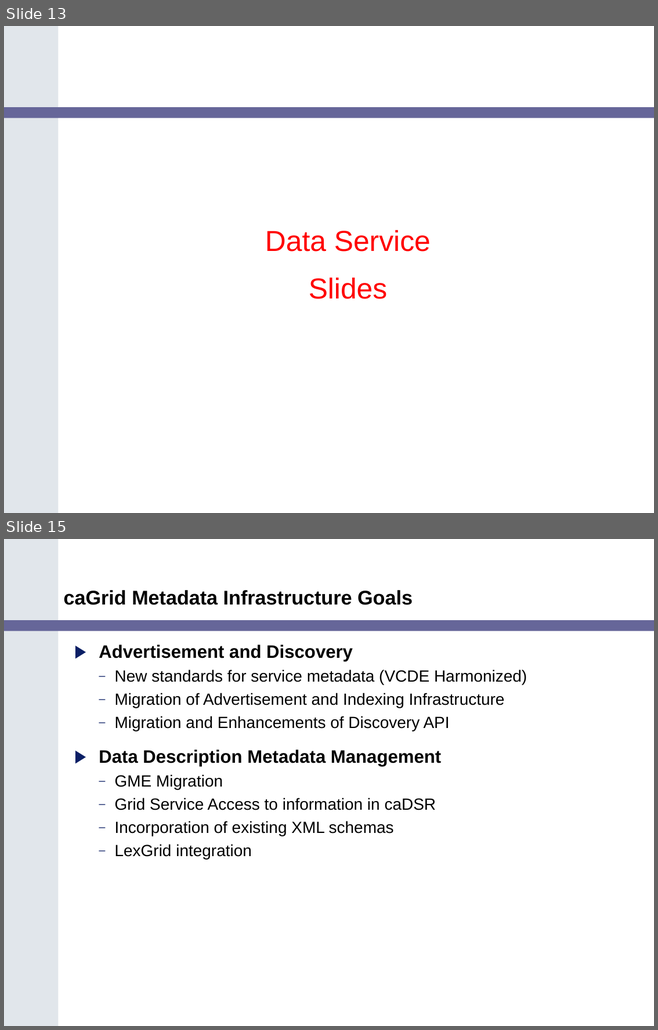
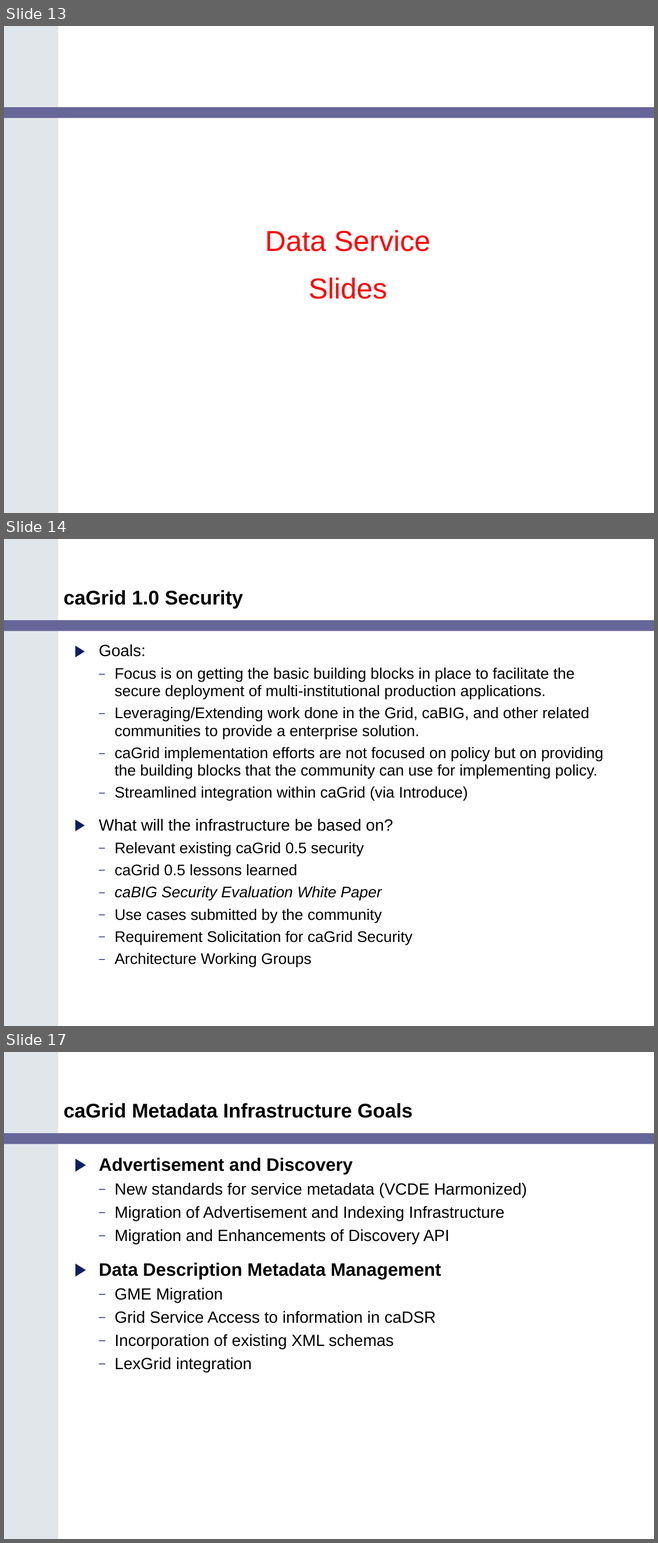
Before and after one commit to NCIP/cagrid-portal, a slide deck: cagrid-1-0/Documentation/presentations/200602_VCDE_ARCH/caGrid_Update_Arch_VCDE_Feb1.ppt. Shown one above the other, each under a label of ours: slides 13 and 15 before the commit, slides 13, 14 and 17 after it; the slides between them are not shown. The pictures are 658x1030 and 658x1543 pixels, drawn with LibreOffice and Linux fonts; fonts in the diff are those of the drawing; background and template pictures are left out. Boxes give left, top, right and bottom in pixels: in the first picture for what was removed or moved away, otherwise in the second. Text is boxed around its words. In the diff, an @@ line names an element or a change of style, - is before the commit and + after.

```diff
--- a/cagrid-1-0/Documentation/presentations/200602_VCDE_ARCH/caGrid_Update_Arch_VCDE_Feb1.ppt
+++ b/cagrid-1-0/Documentation/presentations/200602_VCDE_ARCH/caGrid_Update_Arch_VCDE_Feb1.ppt
@@ slide 14 added at [4, 539, 654, 1026], background #FFFFFF; not listed: 2 template elements that a slide beside it also shows @@
@@ title added at [64, 590, 243, 609], 22 pt, text #000000, bold @@
+caGrid 1.0 Security
@@ text added at [99, 644, 603, 968], 17 pt, text #000000 @@
+▶ Goals:
+  – Focus is on getting the basic building blocks in place to facilitate the secure deployment of multi-institutional production applications.
+  – Leveraging/Extending work done in the Grid, caBIG, and other related communities to provide a enterprise solution.
+  – caGrid implementation efforts are not focused on policy but on providing the building blocks that the community can use for implementing policy.
+  – Streamlined integration within caGrid (via Introduce)
+▶ What will the infrastructure be based on?
+  – Relevant existing caGrid 0.5 security
+  – caGrid 0.5 lessons learned
+  – caBIG Security Evaluation White Paper
+  – Use cases submitted by the community
+  – Requirement Solicitation for caGrid Security
+  – Architecture Working Groups
@@ what was slide 15 is now slide 17 @@
```
Also in this commit, not shown: 2 other slides added, 1 slide removed, 1 other file.
